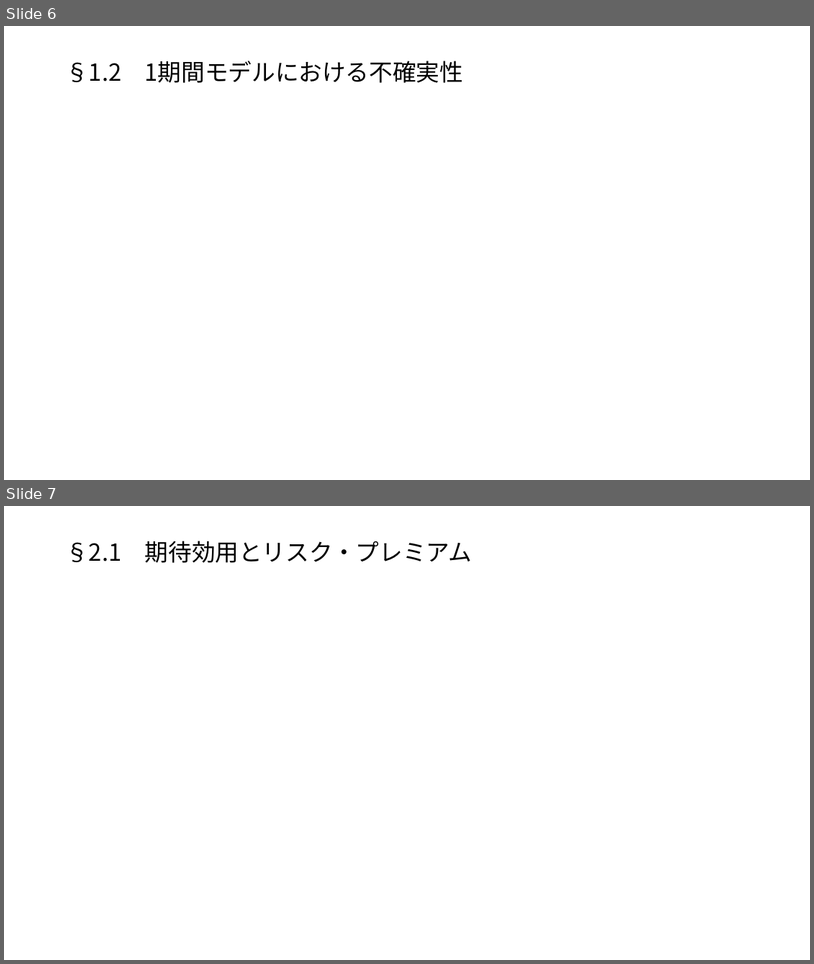
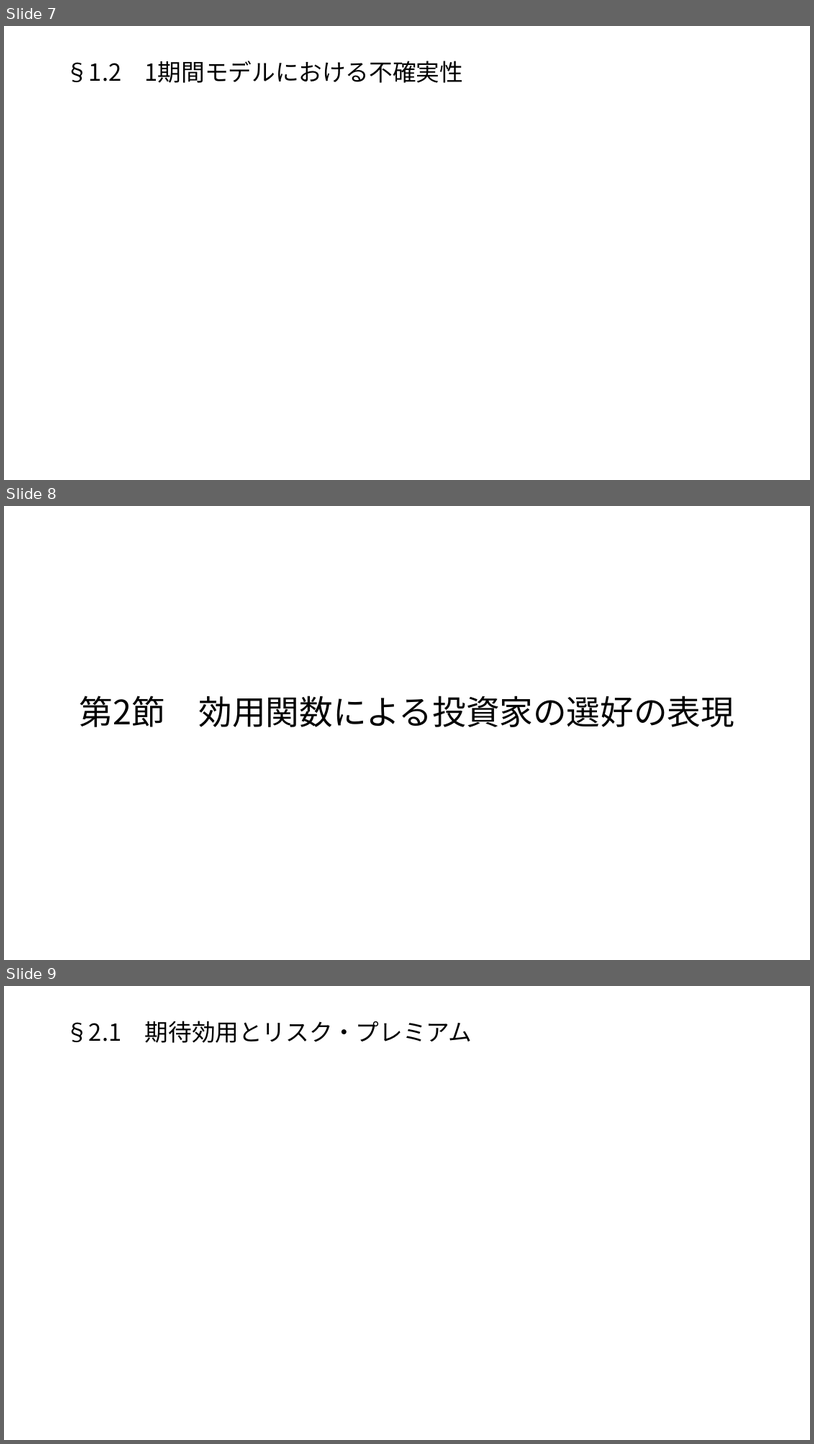
Before and after one commit to macha1811/Long-term-Investment-Theory-and-Practice, a slide deck: 第1章.pptx. Shown one above the other, each under a label of ours: slides 6 and 7 before the commit, slides 7, 8 and 9 after it. The pictures are 814x964 and 814x1444 pixels, drawn with LibreOffice and Linux fonts; fonts in the diff are those of the drawing; grey boxes stand for pictures. Boxes give left, top, right and bottom in pixels: in the first picture for what was removed or moved away, otherwise in the second. Text is boxed around its words. In the diff, an @@ line names an element or a change of style, - is before the commit and + after.

```diff
--- a/第1章.pptx
+++ b/第1章.pptx
@@ slide 8 added at [4,506,810,960], background #FFFFFF @@
@@ title added at [80,695,736,727], 40 pt, text #000000 @@
+第2節 効用関数による投資家の選好の表現
@@ what was slide 6 is now slide 7 @@
@@ what was slide 7 is now slide 9 @@
```
Also in this commit, not shown: 11 other slides added.
